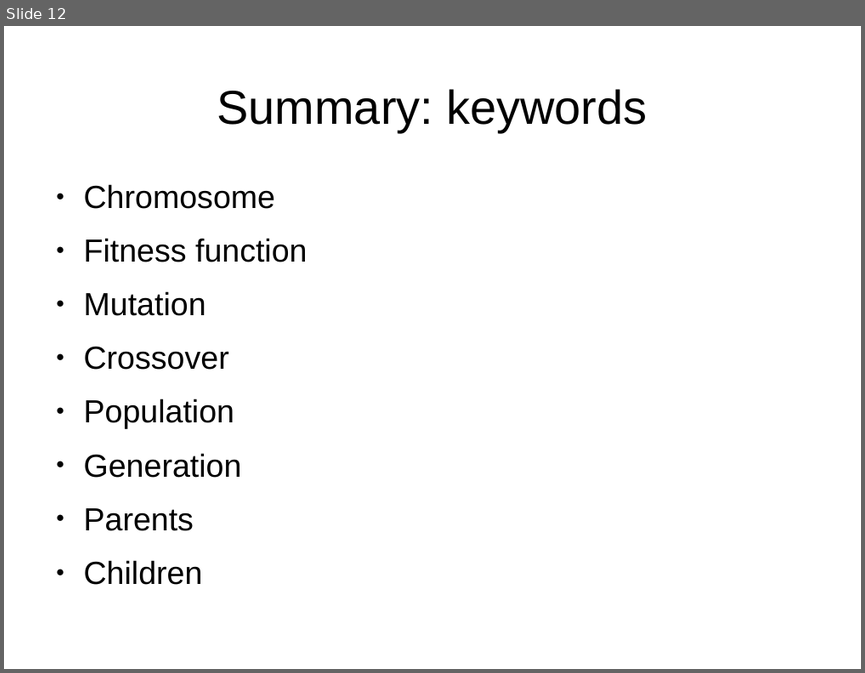
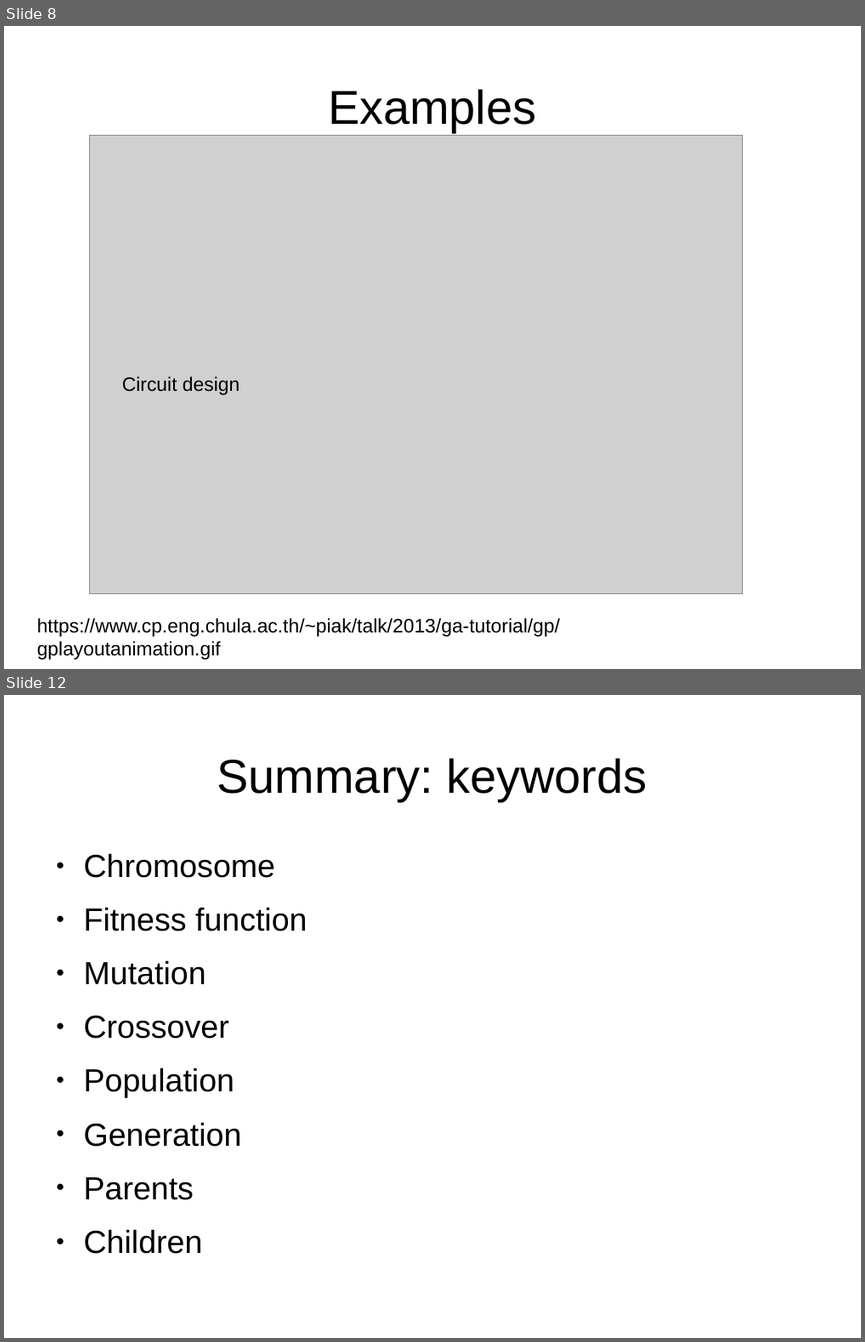
Before and after one commit to trevisanj/pinga, a slide deck: slides.odp. Shown one above the other, each under a label of ours: slide 12 before the commit, slides 8 and 12 after it; the slides between them are not shown. The pictures are 865x673 and 865x1342 pixels, drawn with LibreOffice and Linux fonts; fonts in the diff are those of the drawing; grey boxes stand for pictures. Boxes give left, top, right and bottom in pixels: in the first picture for what was removed or moved away, otherwise in the second. Text is boxed around its words. In the diff, an @@ line names an element or a change of style, - is before the commit and + after.

```diff
--- a/slides.odp
+++ b/slides.odp
@@ slide 8 added at (4, 26, 861, 669), background #FFFFFF @@
@@ title added at (328, 89, 536, 132), 44 pt, text #000000 @@
+Examples
@@ picture added at (90, 135, 743, 594) @@
@@ text added at (122, 376, 239, 395), 18 pt, text #000000 @@
+Circuit design
@@ text added at (37, 618, 560, 659), 18 pt, text #000000 @@
+https://www.cp.eng.chula.ac.th/~piak/talk/2013/ga-tutorial/gp/gplayoutanimation.gif
```
Also in this commit, not shown: 4 slides changed, 1 other slide added, 2 slides removed, 2 other files.
